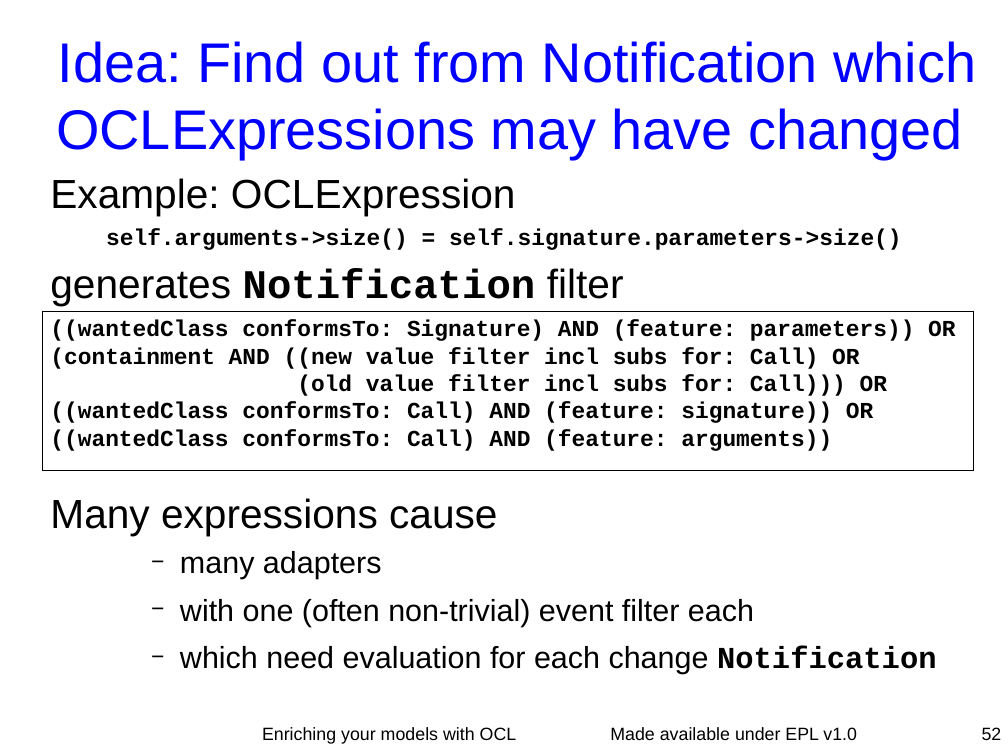
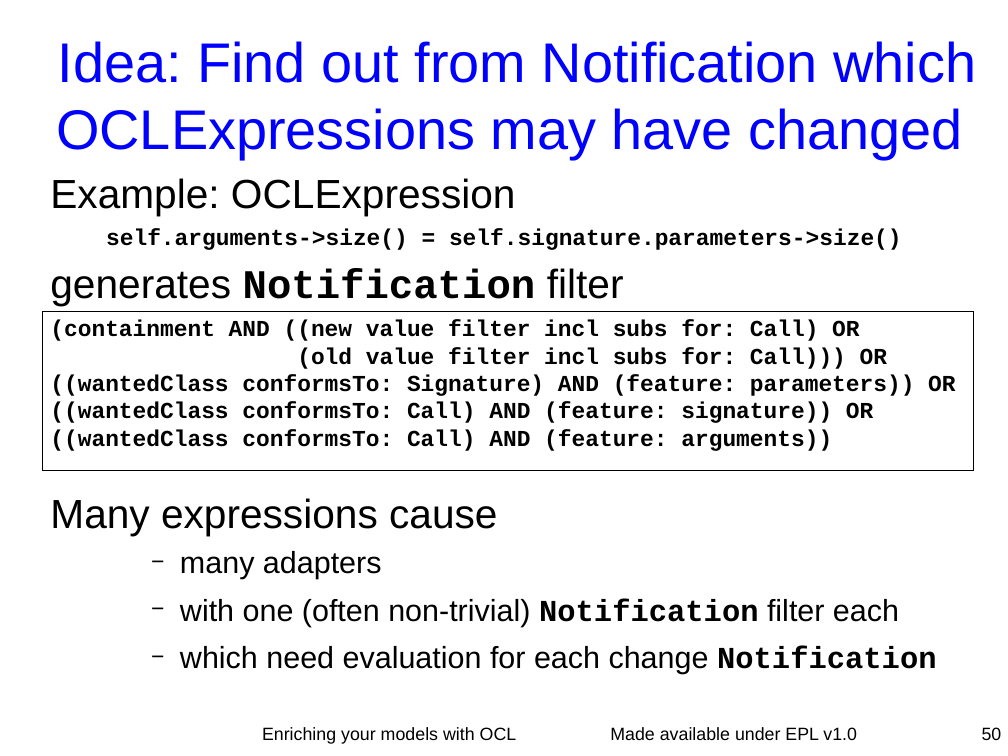
Before and after one commit to eclipse-ocl/ocl-website, a slide deck: slide 50 of ocl/docs/publications/ESE2010LongTalk/EnrichingWithOCL.odp (slide 52 before the commit). Drawn at 1008x756 pixels with LibreOffice and Linux fonts; fonts in the diff are those of the drawing. Boxes give left, top, right and bottom in pixels: in the first picture for what was removed or moved away, otherwise in the second. Text is boxed around its words. In the diff, an @@ line names an element or a change of style, - is before the commit and + after.

```diff
--- a/ocl/docs/publications/ESE2010LongTalk/EnrichingWithOCL.odp
+++ b/ocl/docs/publications/ESE2010LongTalk/EnrichingWithOCL.odp
@@ text at (50, 320, 955, 451): text changed @@
-((wantedClass conformsTo: Signature) AND (feature: parameters)) OR
-(containment AND ((new value filter incl subs for: Call) OR
-(old value filter incl subs for: Call))) OR
-((wantedClass conformsTo: Call) AND (feature: signature)) OR
-((wantedClass conformsTo: Call) AND (feature: arguments))
+(containment AND ((new value filter incl subs for: Call) OR
+(old value filter incl subs for: Call))) OR
+((wantedClass conformsTo: Signature) AND (feature: parameters)) OR
+((wantedClass conformsTo: Call) AND (feature: signature)) OR
+((wantedClass conformsTo: Call) AND (feature: arguments))
@@ text at (180, 599, 899, 627): text changed @@
-    − with one (often non-trivial) event filter each
+    − with one (often non-trivial) Notification filter each
@@ page number at (982, 727, 1002, 740): text changed @@
-52
+50
```
Also in this commit, not shown: 8 other slides changed, 4 slides removed.
